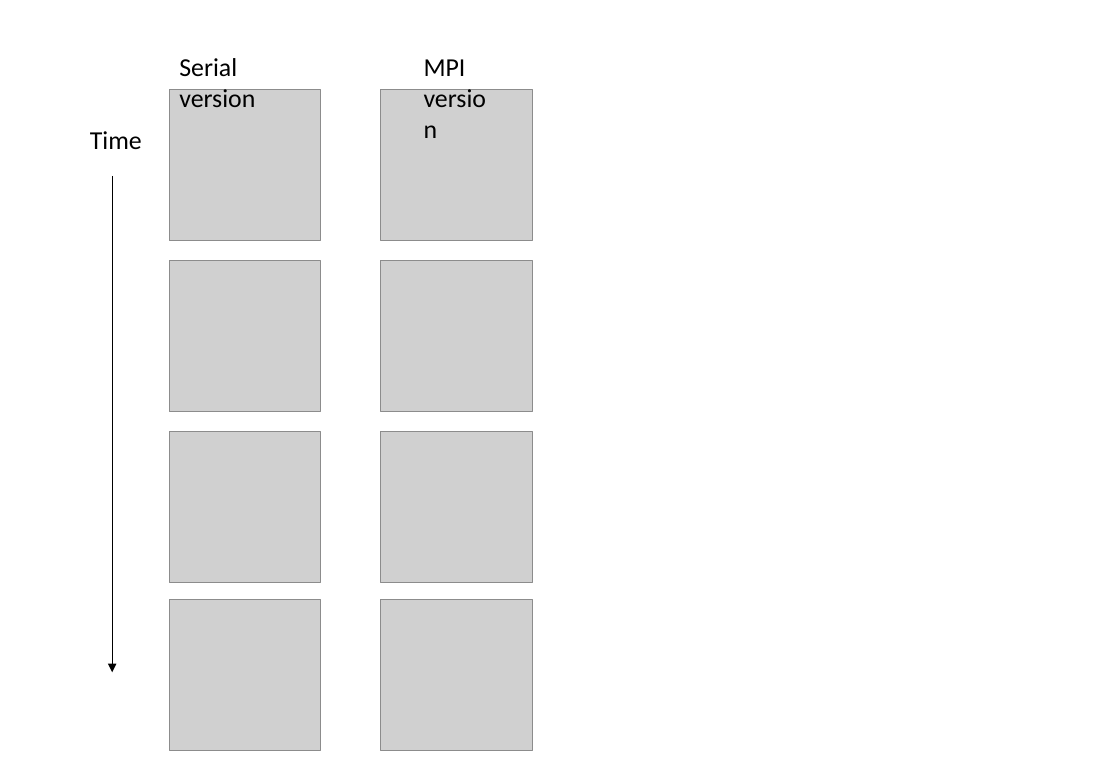
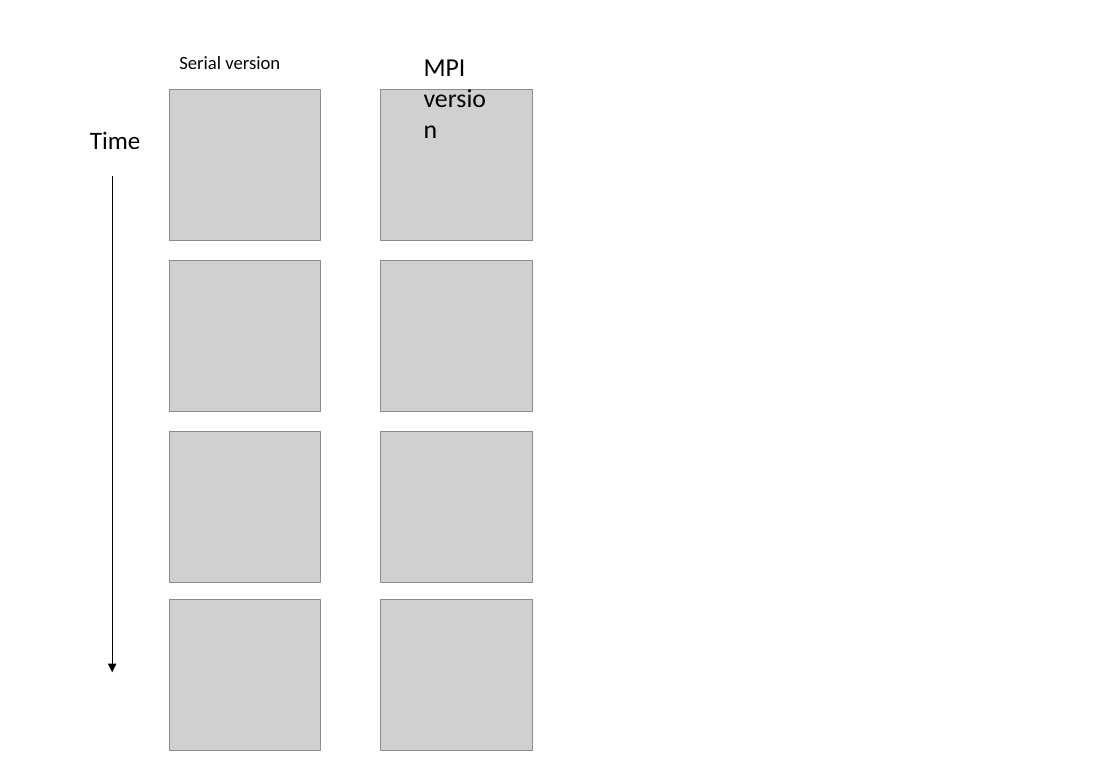
Before and after one commit to kaityo256/sevendayshpc, a slide deck: slide 4 of site-assets/sources/day5/fig-ja-en.pptx. Drawn at 1120x775 pixels with LibreOffice and Linux fonts; fonts in the diff are those of the drawing; grey boxes stand for pictures. Boxes give left, top, right and bottom in pixels: in the first picture for what was removed or moved away, otherwise in the second. Text is boxed around its words. In the diff, an @@ line names an element or a change of style, - is before the commit and + after.

```diff
--- a/site-assets/sources/day5/fig-ja-en.pptx
+++ b/site-assets/sources/day5/fig-ja-en.pptx
@@ text "Serial version" at (x1=179, y1=56, x2=280, y2=69): size 18 to 13 pt @@
@@ text "Time" at (x1=90, y1=131, x2=141, y2=149): size 18 to 17.5 pt @@
```
Also in this commit, not shown: 3 other slides changed, 8 other files.
